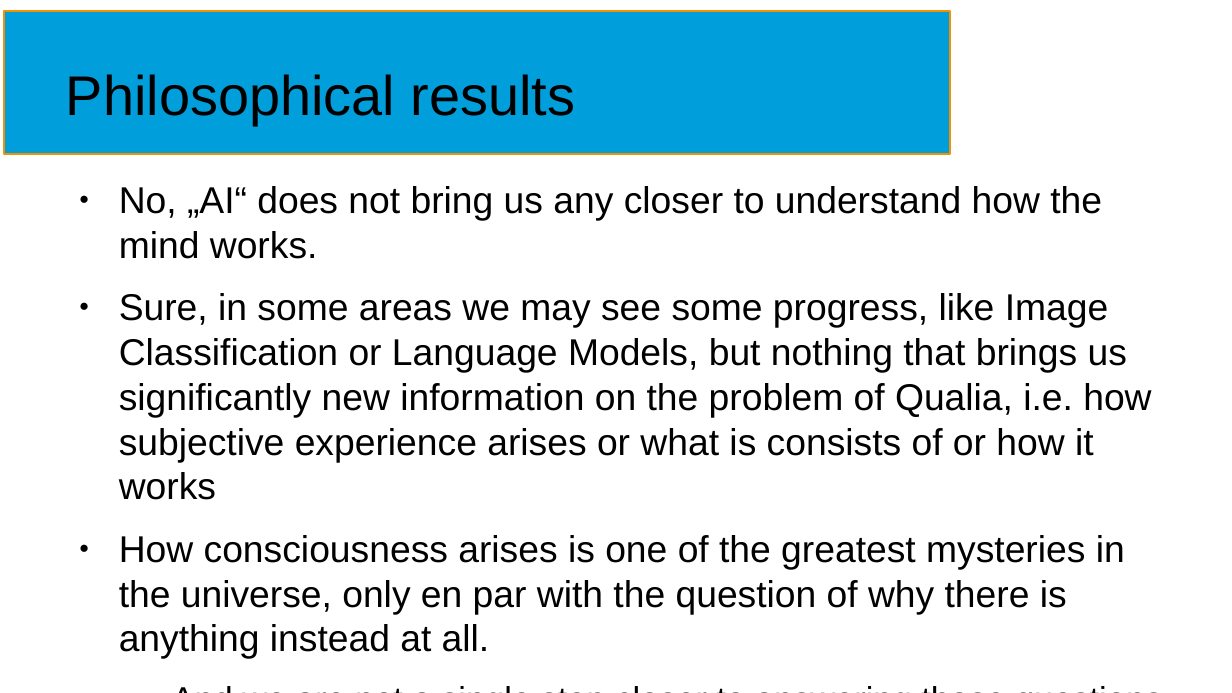
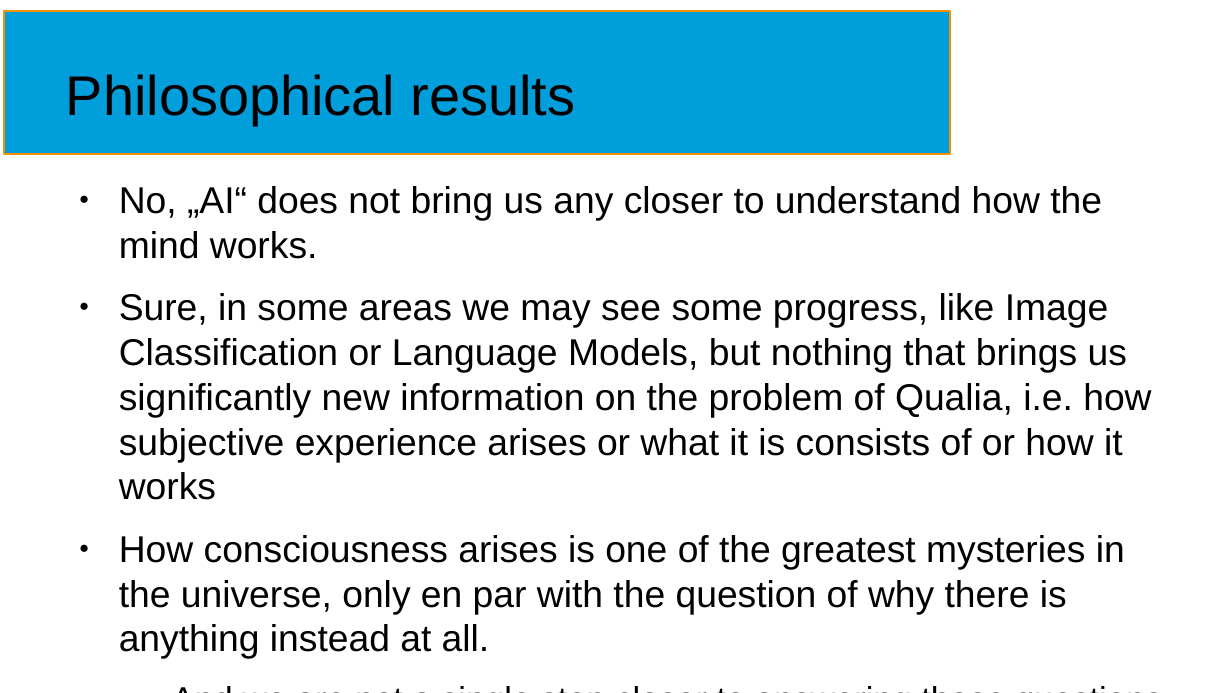
Before and after one commit to NormanTUD/asanAI, a slide deck: slide 61 of manual/asanai.odp. Drawn at 1232x693 pixels with LibreOffice and Linux fonts; fonts in the diff are those of the drawing. Boxes give left, top, right and bottom in pixels: in the first picture for what was removed or moved away, otherwise in the second. Text is boxed around its words. In the diff, an @@ line names an element or a change of style, - is before the commit and + after.

Commit message:
new

```diff
--- a/manual/asanai.odp
+++ b/manual/asanai.odp
@@ text at box(119, 293, 1151, 500): text changed @@
-● Sure, in some areas we may see some progress, like Image Classification or Language Models, but nothing that brings us significantly new information on the problem of Qualia, i.e. how subjective experience arises or what is consists of or how it works
+● Sure, in some areas we may see some progress, like Image Classification or Language Models, but nothing that brings us significantly new information on the problem of Qualia, i.e. how subjective experience arises or what it is consists of or how it works
```
Also in this commit, not shown: 1 other slide changed.
